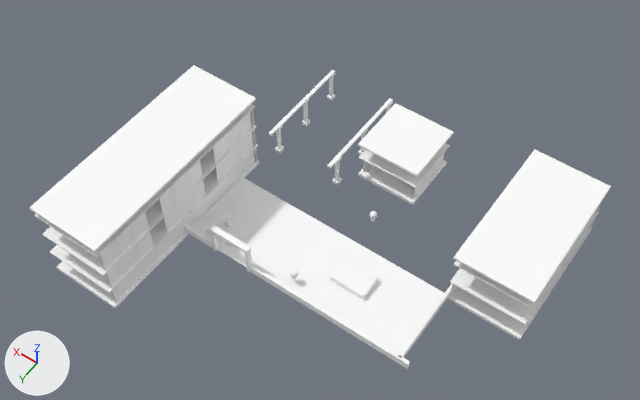
Renders of the OBJ model Games/GuruttoWorld/Assets/Models/StreetJourney/Baked/Block-1-5.obj from each side of a commit.
One viewpoint serves both versions: a 50 mm camera at (-22.8, 93.3, 75.4) aimed at (9.0, 48.7, 5.3). The lights are fixed; the arrows at lower left show +X, +Y and +Z. The older version comes first. Where no turn or scale is listed for an object, it has been applied to the vertices. Vertices at exactly the same position are counted once.

Script lines for the objects in view, before the commit:
```python
me_block_1_5 = bpy.data.meshes.new('Block-1-5')
me_block_1_5.from_pydata(...)  # 1175 vertices, 1216 faces; spans x -14.2..28.2, y 31.6..68.2, z 0.0..10.2
me_block_1_5.materials.append(mat_white)  # white #ffffff
ob_block_1_5 = bpy.data.objects.new('Block-1-5', me_block_1_5)
ob_block_1_5.location = (0.0, 0.0, 0.0)
```
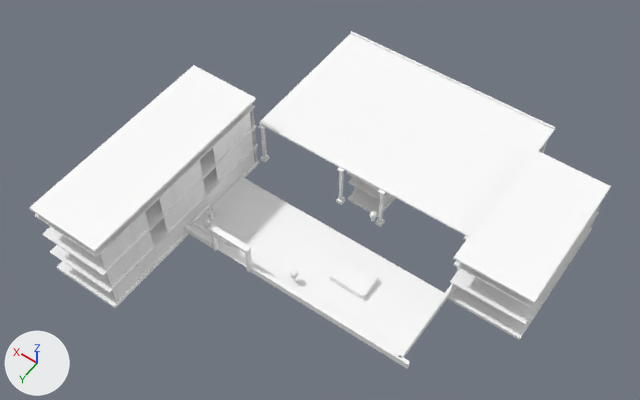
What differs and where, as boxes (x1, y1, x2, y2) in the pictures (640 x 400 px; the box of a moved part takes in the faces that stretch with it):
'Block-1-5', reshaped (11% taller): before (29, 65, 611, 369); after (29, 31, 611, 369)
part 1 of me_block_1_5, added: after (348, 189, 395, 216)
part 2 of me_block_1_5, added: after (348, 177, 387, 200)
part 3 of me_block_1_5, added: after (259, 34, 554, 237)
part 4 of me_block_1_5, moved or reshaped (not visible afterwards): before (332, 177, 341, 185)
part 5 of me_block_1_5, moved or reshaped: before (275, 146, 284, 153); after (375, 219, 385, 227)
part 6 of me_block_1_5, added: after (336, 197, 345, 205)
part 7 of me_block_1_5, added (mostly hidden): after (347, 172, 380, 191)
part 8 of me_block_1_5, added: after (350, 31, 555, 130)
part 9 of me_block_1_5, deleted: before (206, 70, 454, 233)
part 10 of me_block_1_5, built on: before (207, 143, 450, 247); after (191, 128, 393, 247)

Diff of the bpy script that builds the scene:
```diff
--- a/Games/GuruttoWorld/Assets/Models/StreetJourney/Baked/Block-1-5.obj.py
+++ b/Games/GuruttoWorld/Assets/Models/StreetJourney/Baked/Block-1-5.obj.py
@@ me_block_1_5 @@
 # used by ob_block_1_5; location = (0.0, 0.0, 0.0)
-me_block_1_5.from_pydata(...)  # 1175 vertices, 1216 faces; spans x -14.2..28.2, y 31.6..68.2, z 0.0..10.2
+me_block_1_5.from_pydata(...)  # 1440 vertices, 1564 faces; spans x -14.2..28.2, y 27.0..68.2, z 0.0..10.2
+# me_block_1_5 part 1: a new loose piece, a box spanning x 4.97..9.03, y 37.97..43.53, z 0.0..0.36, in mat_white (white #ffffff)
+# me_block_1_5 part 2: a new loose piece, a box spanning x 4.94..9.06, y 37.94..43.56, z 2.94..3.06, in mat_white (white #ffffff)
+# me_block_1_5 part 3: a new loose piece, a box spanning x -6.0..20.0, y 27.0..44.5, z 6.01..6.19, in mat_white (white #ffffff)
+# me_block_1_5 part 4: the loose piece of 8 vertices spanning x 10.9..11.5, y 42.1..42.9, z 0.6..1.0 is moved by (-16.7, 2.0, 0.0)
+# me_block_1_5 part 5: the loose piece of 8 vertices spanning x 18.7..19.3, y 42.1..42.9, z 0.6..1.0 is moved by (-14.7, 2.0, 0.0)
+# me_block_1_5 part 6: a new loose piece, a box spanning x 8.96..9.64, y 44.14..44.86, z 0.56..0.96, in mat_white (white #ffffff)
+# me_block_1_5 part 7: a new loose piece, a box spanning x 4.82..9.18, y 37.83..43.67, z 4.5..4.74, in mat_white (white #ffffff)
+# me_block_1_5 part 8: a new loose piece, a box spanning x -6.0..20.0, y 27.05..27.25, z 6.19..6.41, in mat_white (white #ffffff)
+# me_block_1_5 part 9: 24 loose pieces with 186 vertices, spanning x 2.6..19.2, y 32.0..57.1, z 0.1..5.2, are deleted
+# me_block_1_5 part 10: 4 vertices moved from x 17.0, y 56.9..57.1, z 2.8..3.0 to x 19.0, y 56.9..57.1, z 2.8..3.0; 16 vertices removed from x 2.9..10.1, y 32.9..40.1, z 0.0..3.1; 291 vertices added at x 4.2..19.6, y 27.3..57.1, z 0.1..6.0
+# other edits to the shape of me_block_1_5 do not show in these pictures
 me_block_1_5.materials.append(mat_white)
```
